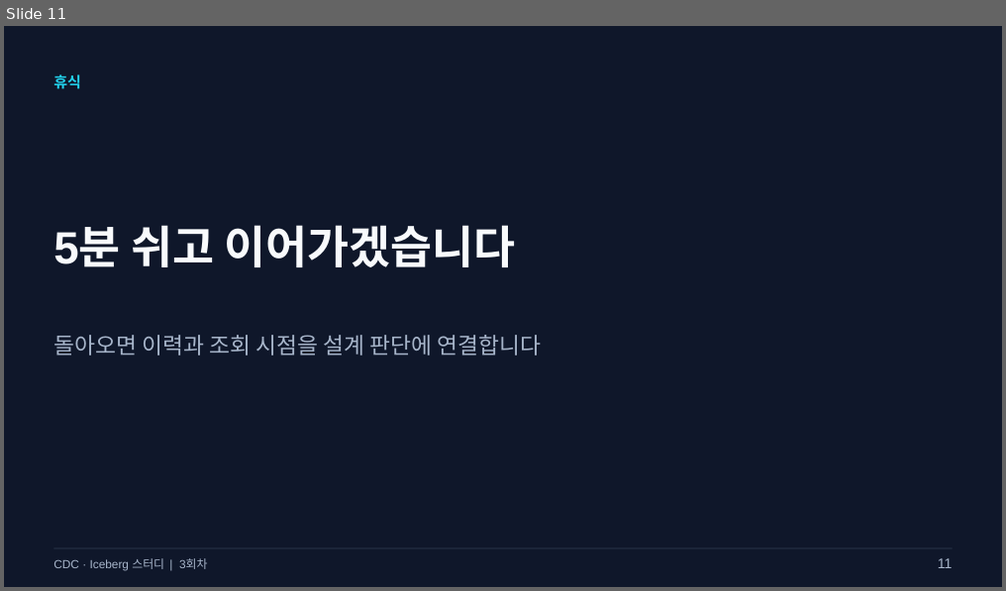
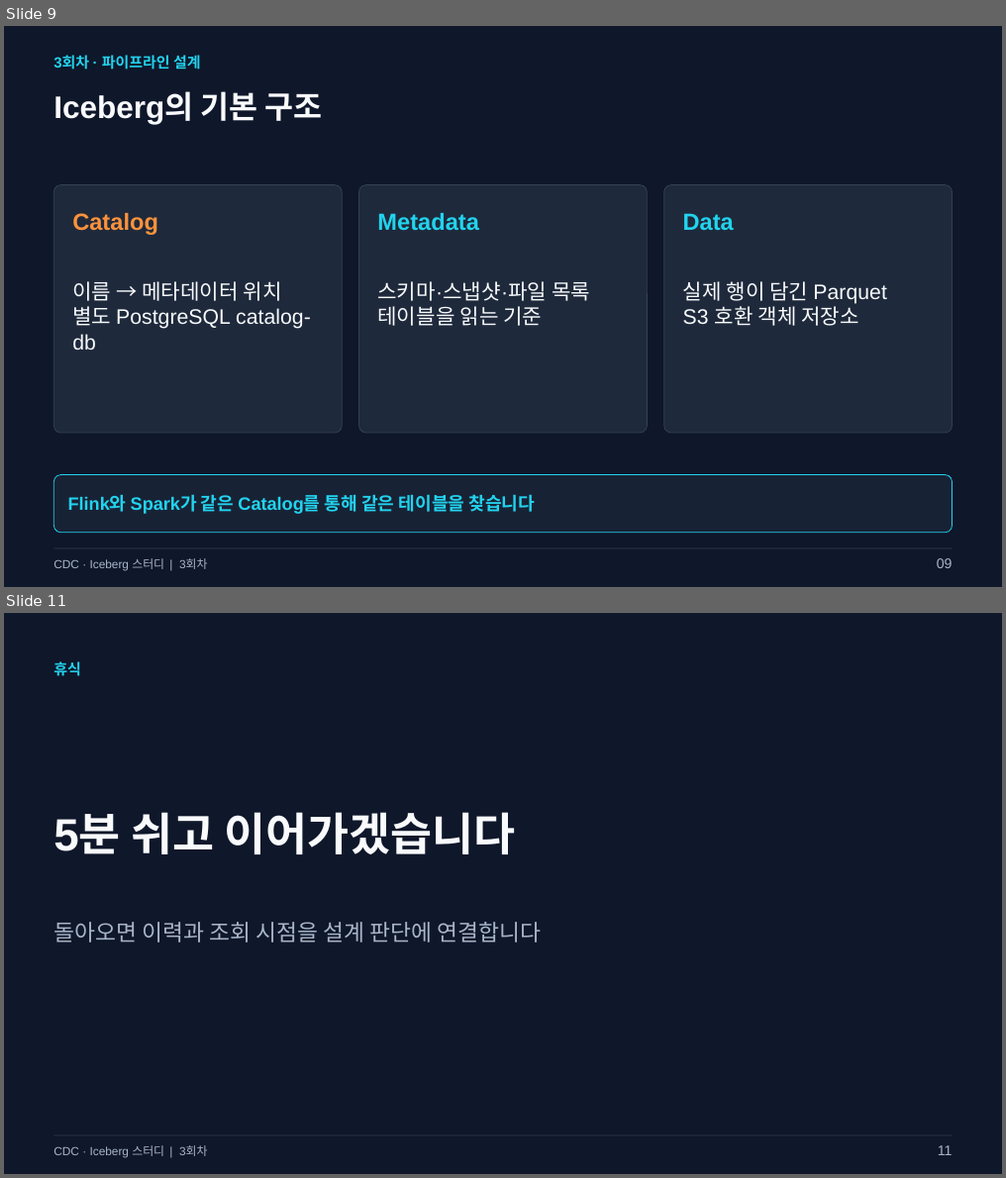
Before and after one commit to kim-dabin/cdc-lakehouse-study, a slide deck: labs/session03/slides/03-session03.pptx. Shown one above the other, each under a label of ours: slide 11 before the commit, slides 9 and 11 after it; the slides between them are not shown. The pictures are 1006x591 and 1006x1178 pixels, drawn with LibreOffice and Linux fonts; fonts in the diff are those of the drawing. Boxes give left, top, right and bottom in pixels: in the first picture for what was removed or moved away, otherwise in the second. Text is boxed around its words. In the diff, an @@ line names an element or a change of style, - is before the commit and + after.

Commit message:
Align Session 3 with Flink Bronze design and Iceberg commits

```diff
--- a/labs/session03/slides/03-session03.pptx
+++ b/labs/session03/slides/03-session03.pptx
@@ slide 9 added at <box>4,26,1002,587</box>, background #0F172A @@
@@ text added at <box>54,55,201,70</box>, 14.2 pt, text #22D3EE, bold @@
+3회차 · 파이프라인 설계
@@ text added at <box>54,91,323,124</box>, 30 pt, text #F8FAFC, bold @@
+Iceberg의 기본 구조
@@ rounded rectangle added at <box>54,184,343,433</box>, fill #1E293B, outline #334155 0.75 pt @@
@@ rounded rectangle added at <box>358,184,648,433</box>, fill #1E293B, outline #334155 0.75 pt @@
@@ rounded rectangle added at <box>664,184,952,433</box>, fill #1E293B, outline #334155 0.75 pt @@
@@ text added at <box>72,213,158,235</box>, 22.5 pt, text #FB923C, bold @@
+Catalog
@@ text added at <box>377,213,478,230</box>, 22.5 pt, text #22D3EE, bold @@
+Metadata
@@ text added at <box>683,213,734,230</box>, 22.5 pt, text #22D3EE, bold @@
+Data
@@ text added at <box>72,281,311,350</box>, 20.2 pt, text #F8FAFC @@
+이름 → 메타데이터 위치
+별도 PostgreSQL catalog-db
@@ text added at <box>377,281,590,326</box>, 20.2 pt, text #F8FAFC @@
+스키마·스냅샷·파일 목록
+테이블을 읽는 기준
@@ text added at <box>683,281,886,326</box>, 20.2 pt, text #F8FAFC @@
+실제 행이 담긴 Parquet
+S3 호환 객체 저장소
@@ rounded rectangle added at <box>54,475,952,533</box>, fill #182235, outline #22D3EE 0.75 pt @@
@@ text added at <box>68,494,536,514</box>, 17.2 pt, text #22D3EE, bold @@
+Flink와 Spark가 같은 Catalog를 통해 같은 테이블을 찾습니다
@@ text added at <box>54,559,207,571</box>, 11.2 pt, text #A7B5CA @@
+CDC · Iceberg 스터디 | 3회차
@@ rectangle added at <box>54,549,952,550</box>, fill #334155 @@
@@ text added at <box>937,559,952,569</box>, 13.5 pt, text #A7B5CA @@
+09
```
Also in this commit, not shown: 9 slides changed, 1 slide removed, 7 other files.
